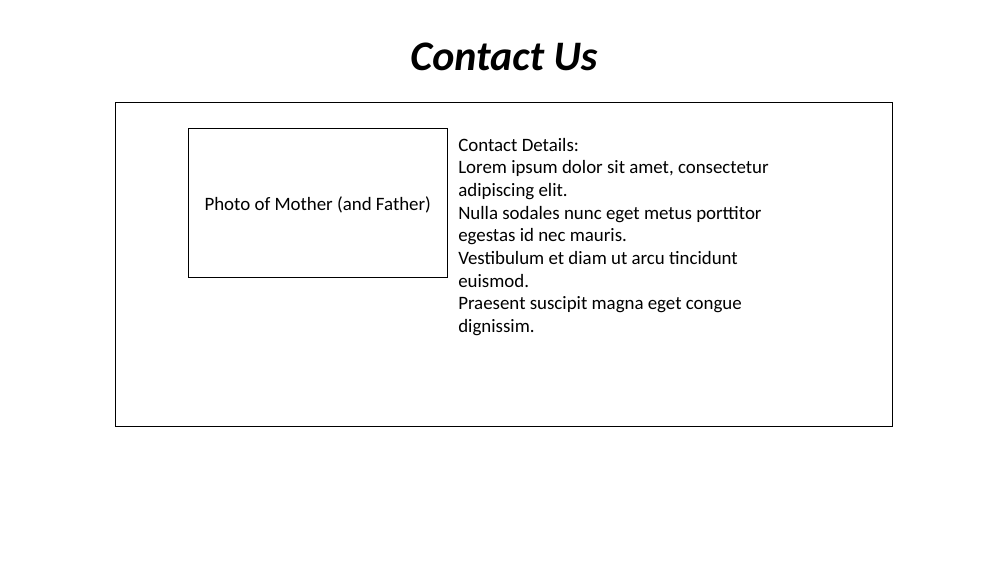
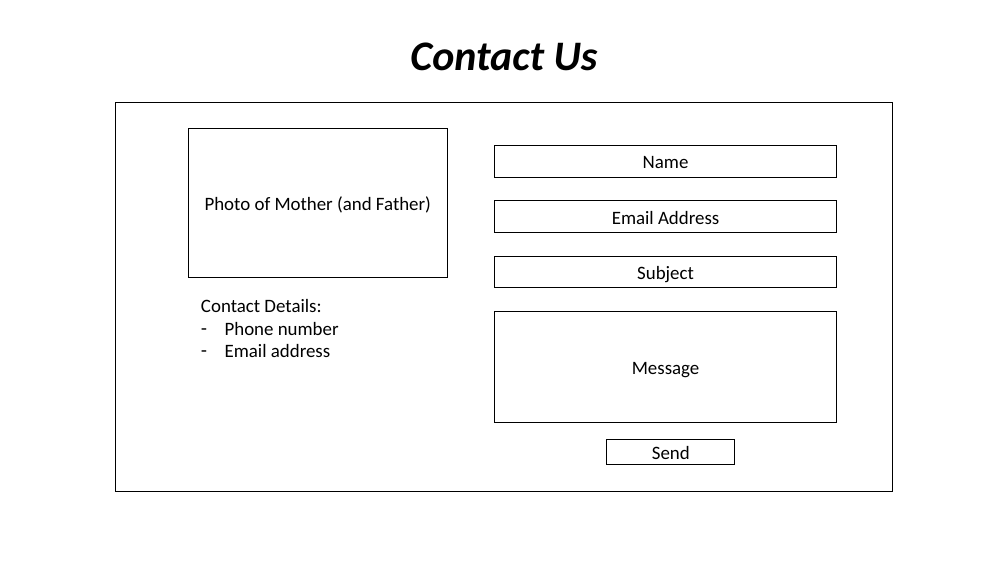
Before and after one commit to carlkassebaum/carob-cottage, a slide deck: slide 8 of documentation/flow_diagrams/Diagrams.pptx. Drawn at 1008x567 pixels with LibreOffice and Linux fonts; fonts in the diff are those of the drawing. Boxes give left, top, right and bottom in pixels: in the first picture for what was removed or moved away, otherwise in the second. Text is boxed around its words. In the diff, an @@ line names an element or a change of style, - is before the commit and + after.

Commit message:
Issue #2 - Initial CSS design The 'css_design' file included in this commit outlines the various css classes and ids that will be used in the software. The "Contact Us" page design now includes a form to allow customers to contact us directly from the site. The 'Diagrams.pptx' and 'key_design_elements.docx' pages have been updated to reflect this.

```diff
--- a/documentation/flow_diagrams/Diagrams.pptx
+++ b/documentation/flow_diagrams/Diagrams.pptx
@@ rectangle: place and size @@
-rectangle at [116, 103, 893, 426]
+rectangle at [116, 103, 893, 492]
@@ text "Contact Details:": place and size @@
-text "Contact Details:" at [458, 138, 769, 336]
+text "Contact Details:" at [201, 299, 339, 357]
@@ text at [225, 322, 339, 357]: text changed @@
-Lorem ipsum dolor sit amet, consectetur adipiscing elit.
-Nulla sodales nunc eget metus porttitor egestas id nec mauris.
-Vestibulum et diam ut arcu tincidunt euismod.
-Praesent suscipit magna eget congue dignissim.
+– Phone number
+– Email address
@@ group added at [495, 145, 837, 464]: 5 rectangles @@
+Name
+Email Address
+Subject
+Message
+Send
```
Also in this commit, not shown: 2 other files.
